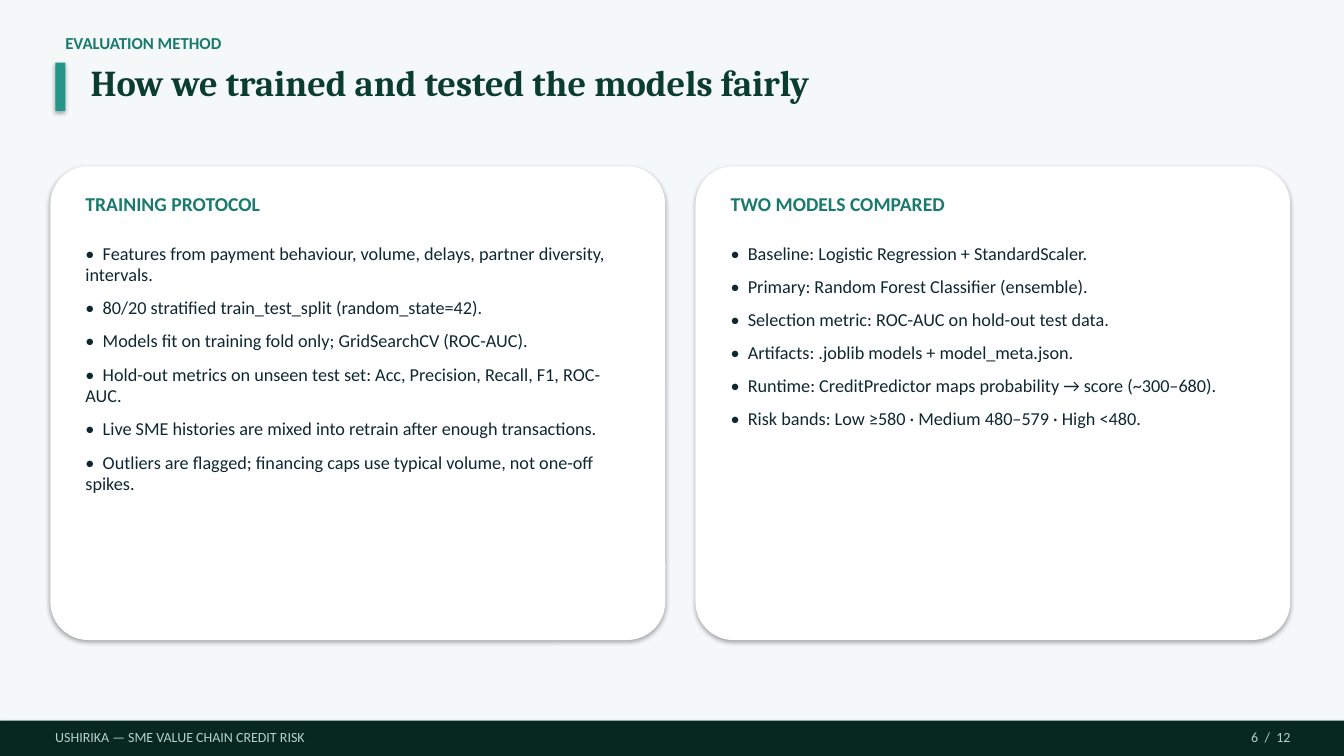
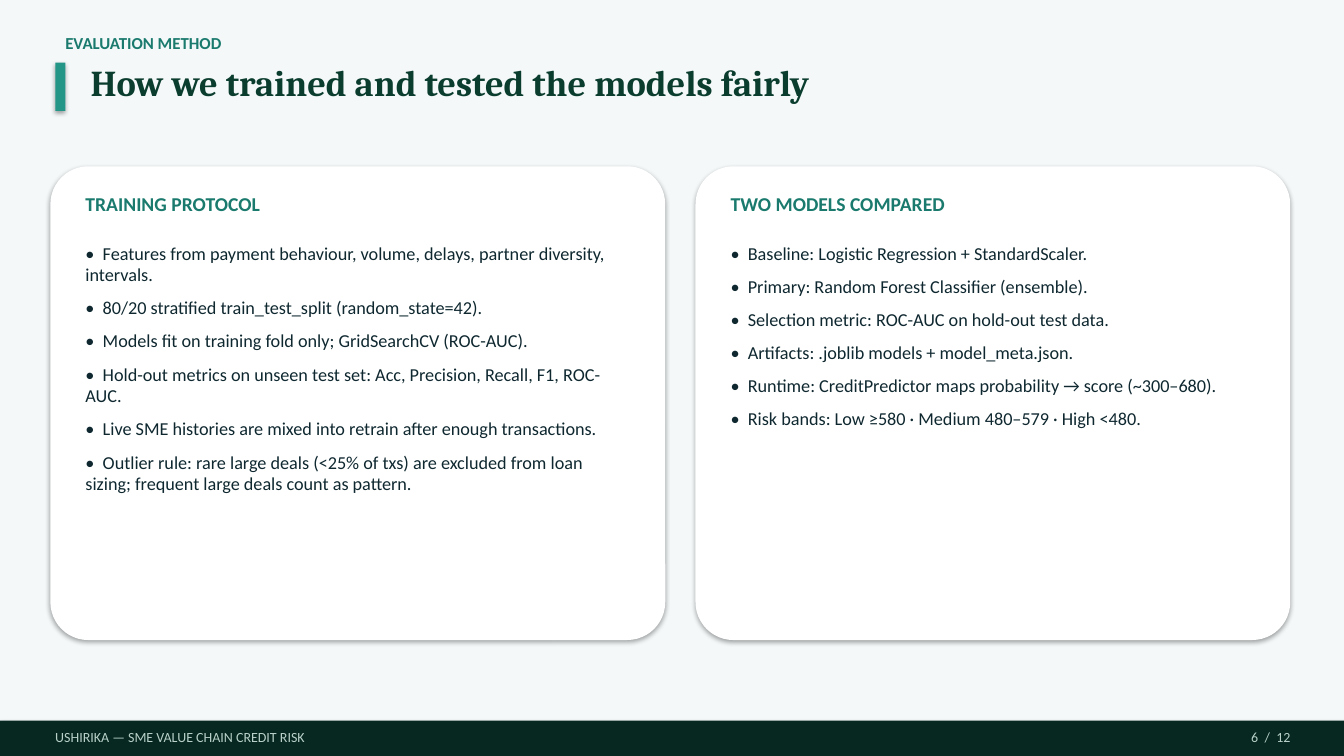
Before and after one commit to Dmmkuliku/ushirika-sme-credit, a slide deck: slide 6 of Presentation/Ushirika_Group15_Defence_v13.pptx. Drawn at 1344x756 pixels with LibreOffice and Linux fonts; fonts in the diff are those of the drawing. Boxes give left, top, right and bottom in pixels: in the first picture for what was removed or moved away, otherwise in the second. Text is boxed around its words. In the diff, an @@ line names an element or a change of style, - is before the commit and + after.

```diff
--- a/Presentation/Ushirika_Group15_Defence_v13.pptx
+++ b/Presentation/Ushirika_Group15_Defence_v13.pptx
@@ text at (85,456,583,493): text changed @@
-• Outliers are flagged; financing caps use typical volume, not one-off spikes.
+• Outlier rule: rare large deals (<25% of txs) are excluded from loan sizing; frequent large deals count as pattern.
```
Also in this commit, not shown: 3 other slides changed, 3 other files.
